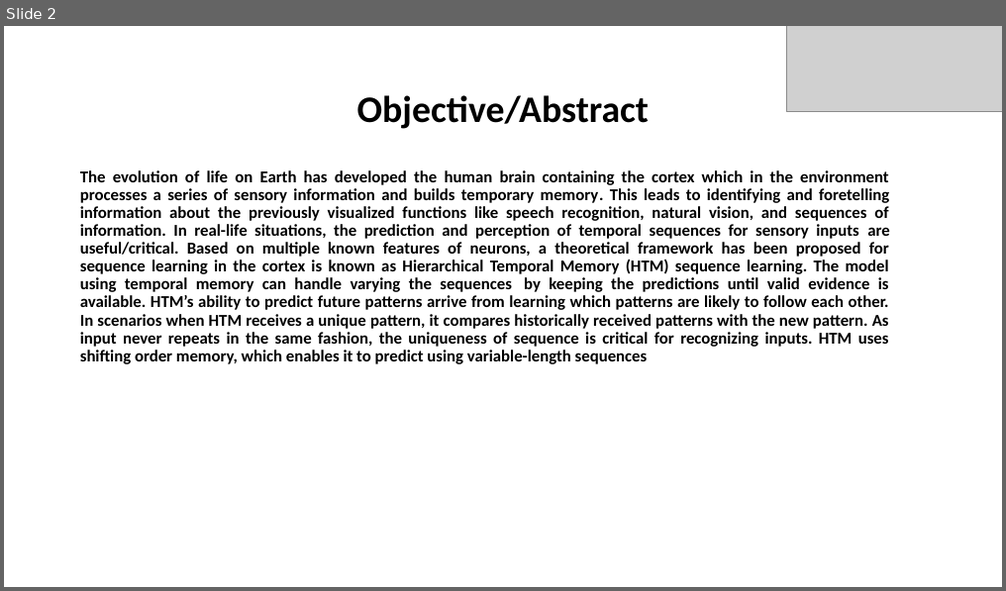
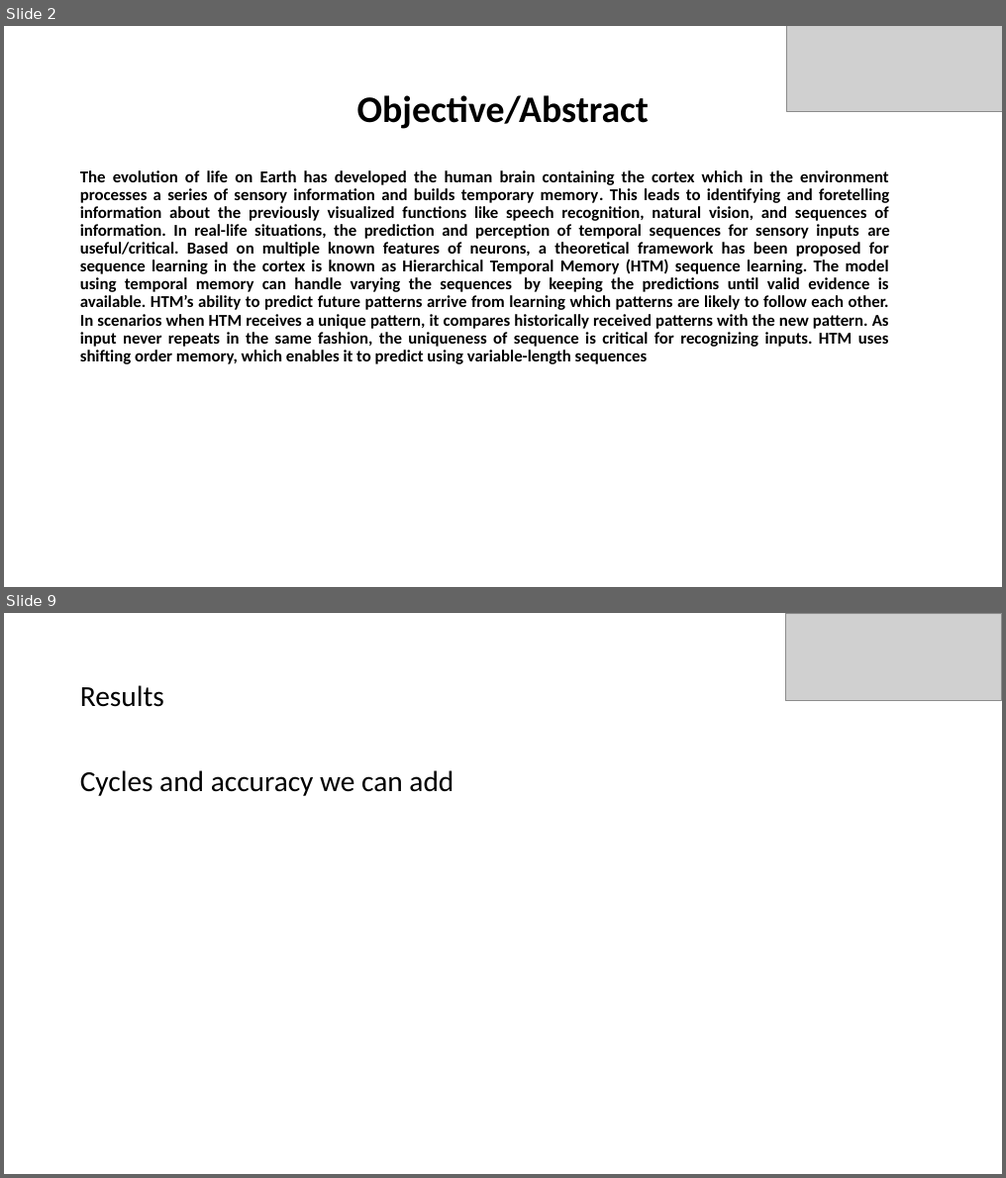
Before and after one commit to harishpalani12/neocortexapi, a slide deck: source/MySEProject/Documentation/Multi Sequence Learning.pptx. Shown one above the other, each under a label of ours: slide 2 before the commit, slides 2 and 9 after it; the slides between them are not shown. The pictures are 1006x591 and 1006x1178 pixels, drawn with LibreOffice and Linux fonts; fonts in the diff are those of the drawing; grey boxes stand for pictures. Boxes give left, top, right and bottom in pixels: in the first picture for what was removed or moved away, otherwise in the second. Text is boxed around its words. In the diff, an @@ line names an element or a change of style, - is before the commit and + after.

```diff
--- a/source/MySEProject/Documentation/Multi Sequence Learning.pptx
+++ b/source/MySEProject/Documentation/Multi Sequence Learning.pptx
@@ slide 9 added at <box>4,613,1002,1174</box>, background #FFFFFF @@
@@ picture added at <box>785,613,1001,701</box> @@
@@ title added at <box>80,685,164,707</box>, 28 pt, text #000000 @@
+Results
@@ text added at <box>80,770,453,796</box>, 28 pt, text #000000 @@
+Cycles and accuracy we can add
```
Also in this commit, not shown: 2 slides changed, 6 other slides added, 4 slides removed, 1 other file.
